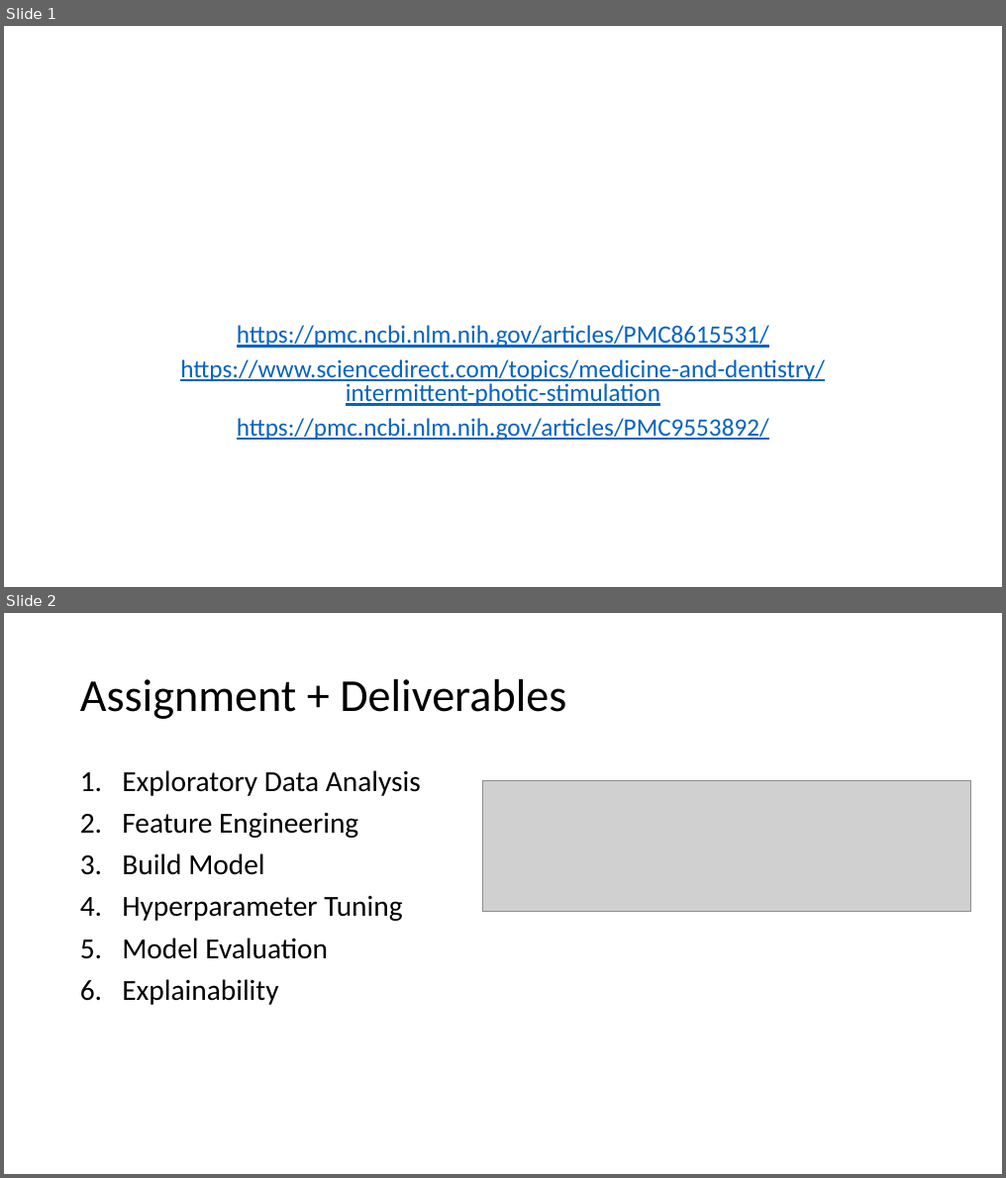
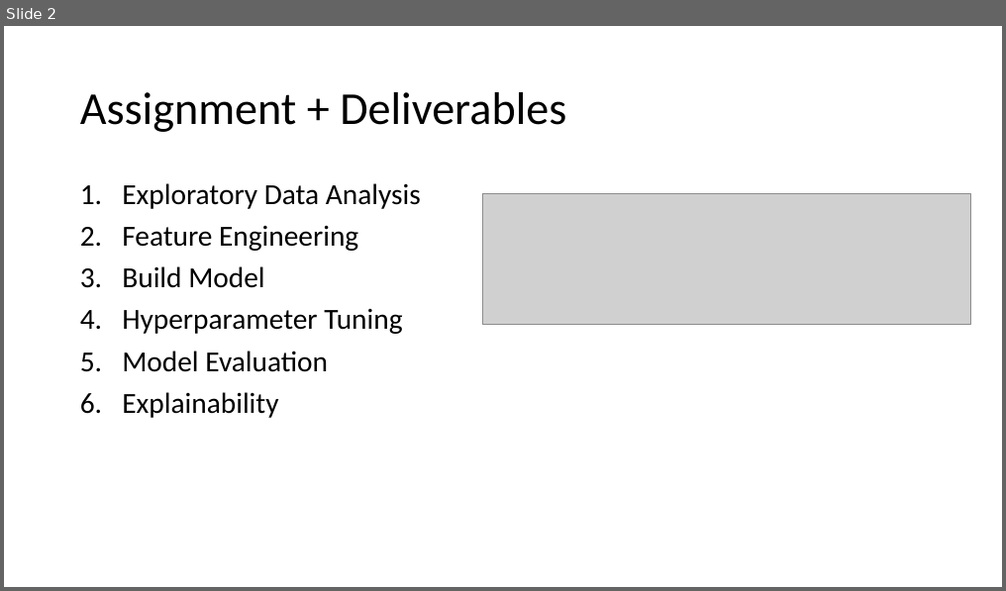
Before and after one commit to JeroenBuil/deegtal_coding_task, a slide deck: reports/dEEGtal interview presentation - Jeroen Buil.pptx. Shown one above the other, each under a label of ours: slides 1 and 2 before the commit, slide 2 after it. The pictures are 1006x1178 and 1006x591 pixels, drawn with LibreOffice and Linux fonts; fonts in the diff are those of the drawing; grey boxes stand for pictures. Boxes give left, top, right and bottom in pixels: in the first picture for what was removed or moved away, otherwise in the second. Text is boxed around its words. In the diff, an @@ line names an element or a change of style, - is before the commit and + after.

```diff
--- a/reports/dEEGtal interview presentation - Jeroen Buil.pptx
+++ b/reports/dEEGtal interview presentation - Jeroen Buil.pptx
@@ slide 1 removed at (x1=4, y1=26, x2=1002, y2=587), background #FFFFFF @@
@@ subtitle removed at (x1=180, y1=325, x2=825, y2=441) @@
-https://pmc.ncbi.nlm.nih.gov/articles/PMC8615531/
-https://www.sciencedirect.com/topics/medicine-and-dentistry/intermittent-photic-stimulation
-https://pmc.ncbi.nlm.nih.gov/articles/PMC9553892/
```
Also in this commit, not shown: 1 slide added, 2 other files.
